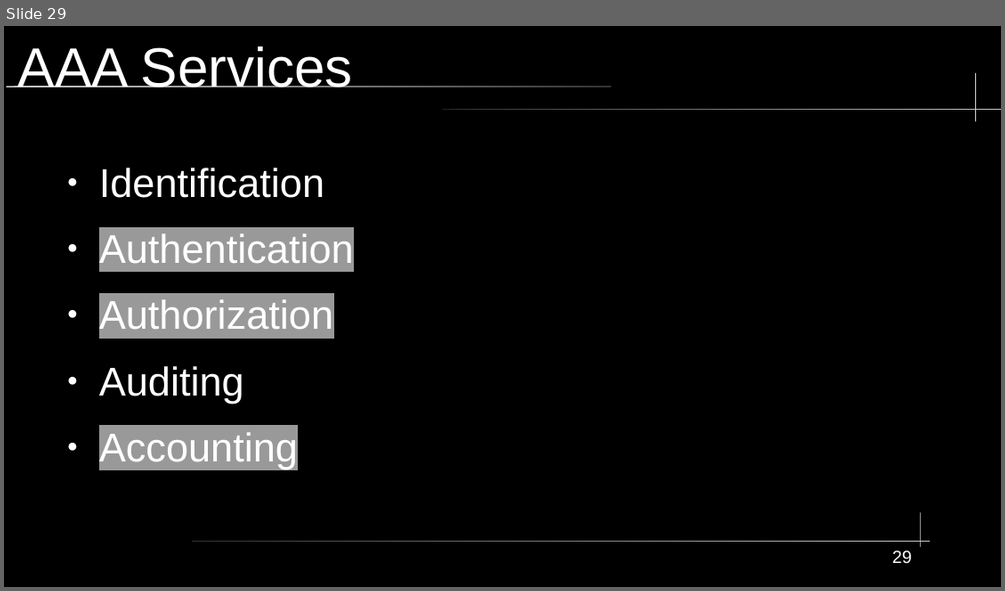
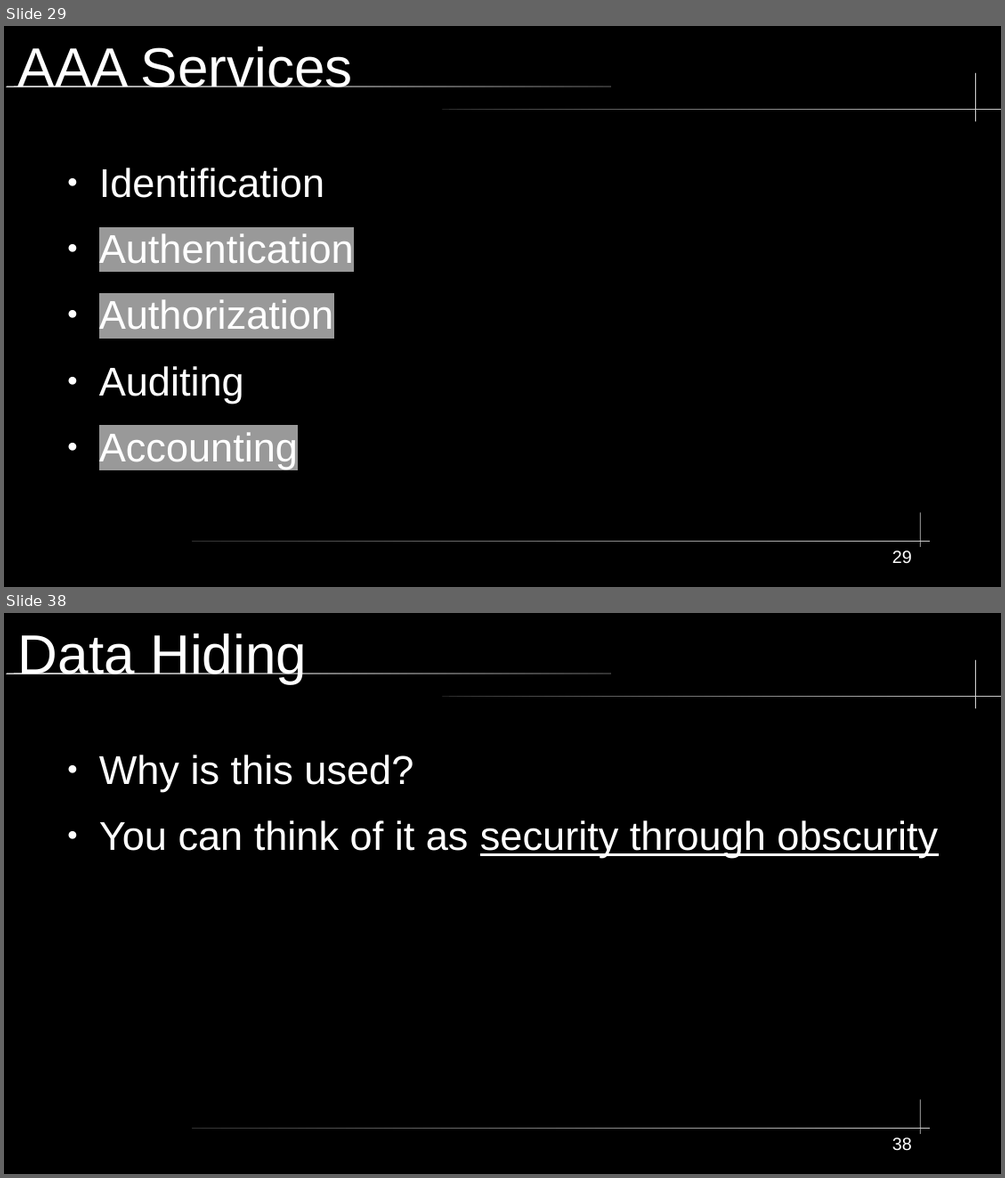
Before and after one commit to City-Colleges-of-Chicago-Cybersecurity/COMPSFI-214, a slide deck: 2026/Spring/powerpoints/Chapter-01-Security-Governance-Through-Principles-and-Policies.odp. Shown one above the other, each under a label of ours: slide 29 before the commit, slides 29 and 38 after it; the slides between them are not shown. The pictures are 1005x591 and 1005x1178 pixels, drawn with LibreOffice and Linux fonts; fonts in the diff are those of the drawing. Boxes give left, top, right and bottom in pixels: in the first picture for what was removed or moved away, otherwise in the second. Text is boxed around its words. In the diff, an @@ line names an element or a change of style, - is before the commit and + after.

```diff
--- a/2026/Spring/powerpoints/Chapter-01-Security-Governance-Through-Principles-and-Policies.odp
+++ b/2026/Spring/powerpoints/Chapter-01-Security-Governance-Through-Principles-and-Policies.odp
@@ slide 38 added at (x1=4, y1=613, x2=1001, y2=1174), background #000000; not listed: 5 template elements that a slide beside it also shows @@
@@ title added at (x1=18, y1=633, x2=307, y2=684), 44 pt, text #FFFFFF @@
+Data Hiding
@@ text added at (x1=99, y1=755, x2=938, y2=858), 32 pt, text #FFFFFF @@
+● Why is this used?
+● You can think of it as security through obscurity
@@ page number added at (x1=892, y1=1137, x2=912, y2=1151), 14 pt, text #FFFFFF @@
+38
```
Also in this commit, not shown: 11 other slides added, 1 slide removed.
